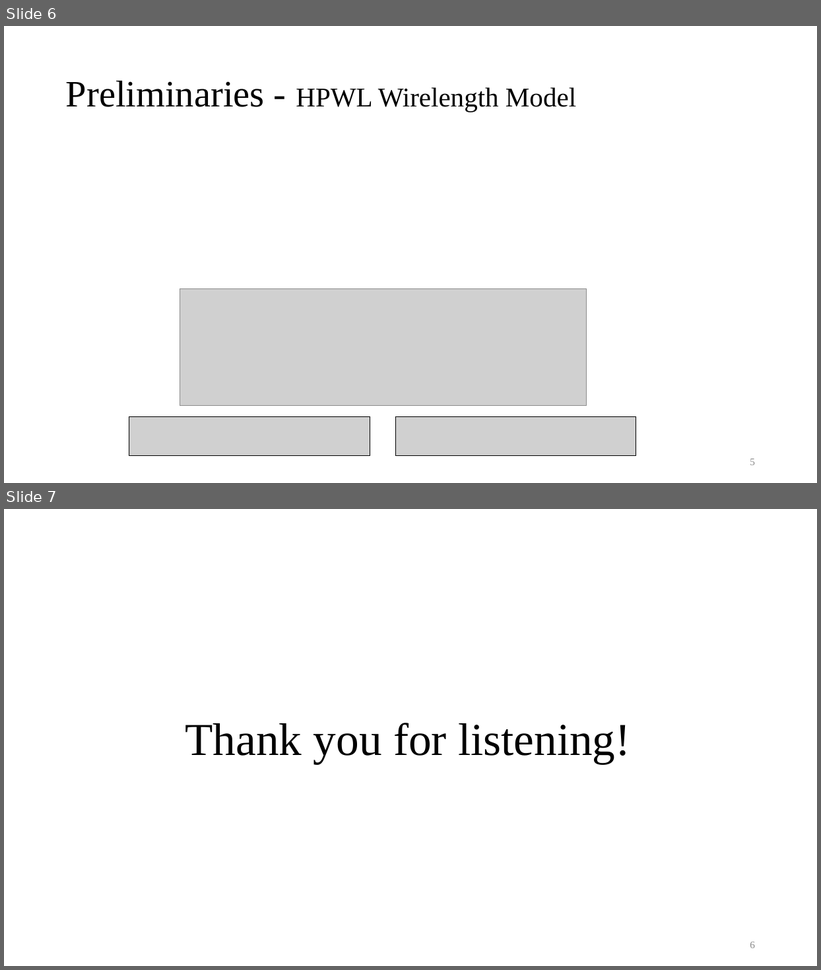
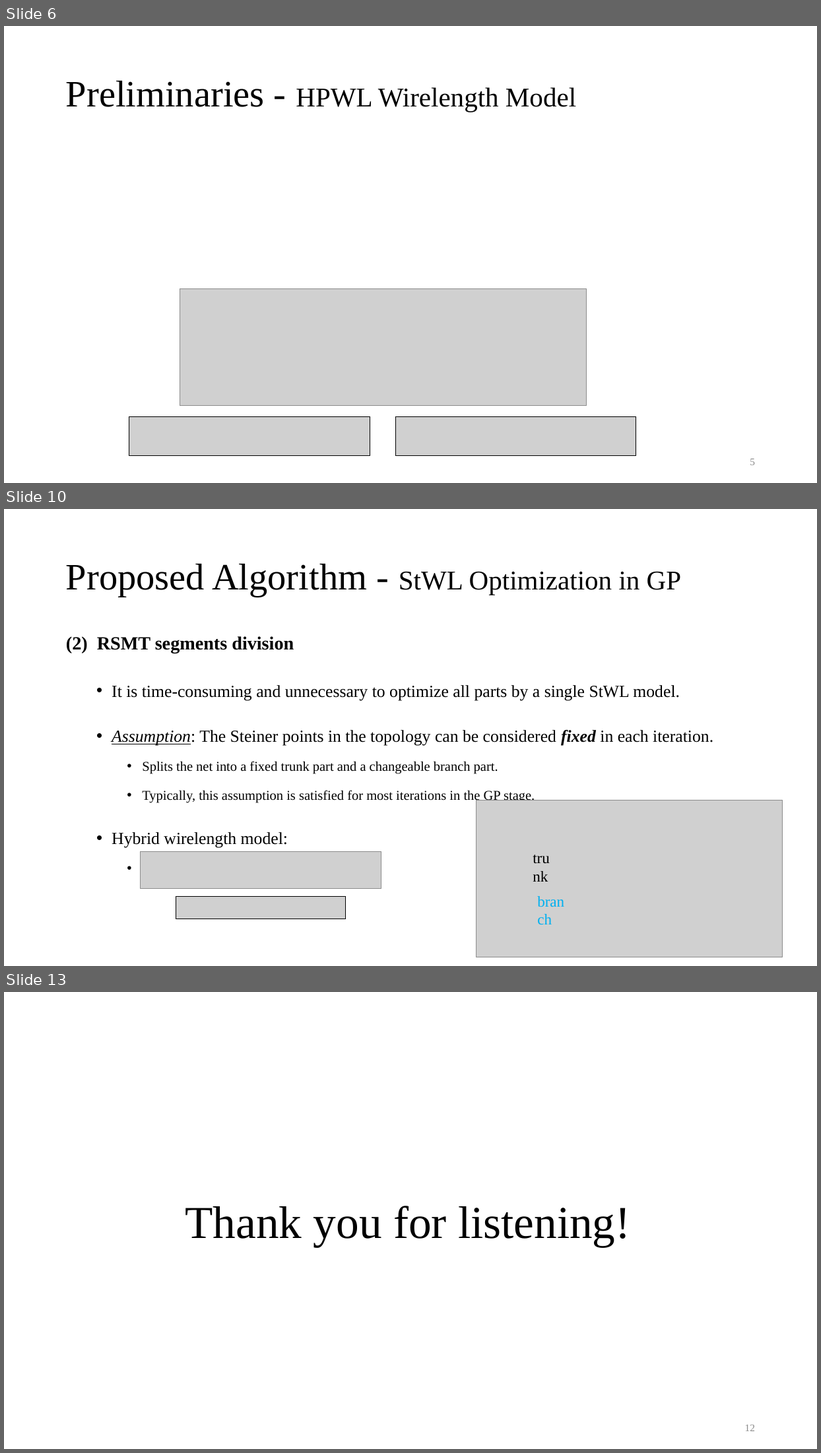
Before and after one commit to Pacific-Feng-Studuies/Studied-Papers, a slide deck: GM/Placement/An Analytical Placement Algorithm with Routing topology Optimization/An Analytical Placement Algorithm with Routing topology Optimization.pptx. Shown one above the other, each under a label of ours: slides 6 and 7 before the commit, slides 6, 10 and 13 after it; the slides between them are not shown. The pictures are 821x970 and 821x1453 pixels, drawn with LibreOffice and Linux fonts; fonts in the diff are those of the drawing; grey boxes stand for pictures. Boxes give left, top, right and bottom in pixels: in the first picture for what was removed or moved away, otherwise in the second. Text is boxed around its words. In the diff, an @@ line names an element or a change of style, - is before the commit and + after.

```diff
--- a/GM/Placement/An Analytical Placement Algorithm with Routing topology Optimization/An Analytical Placement Algorithm with Routing topology Optimization.pptx
+++ b/GM/Placement/An Analytical Placement Algorithm with Routing topology Optimization/An Analytical Placement Algorithm with Routing topology Optimization.pptx
@@ slide 10 added at box(4, 509, 817, 966), background #FFFFFF @@
@@ title added at box(66, 563, 681, 597), 32 pt, text #000000 @@
+Proposed Algorithm - StWL Optimization in GP
@@ text added at box(66, 636, 714, 848), 20 pt, text #000000 @@
+(2) RSMT segments division
+  • It is time-consuming and unnecessary to optimize all parts by a single StWL model.
+  • Assumption: The Steiner points in the topology can be considered fixed in each iteration.
+    • Splits the net into a fixed trunk part and a changeable branch part.
+    • Typically, this assumption is satisfied for most iterations in the GP stage.
+  • Hybrid wirelength model:
@@ picture added at box(476, 801, 783, 957) @@
@@ picture added at box(140, 852, 382, 889) @@
@@ text added at box(527, 846, 560, 863), 18 pt, text #000000 @@
+trunk
@@ picture added at box(176, 897, 346, 920) @@
@@ text added at box(531, 889, 572, 907), 18 pt, text #00B0F0 @@
+branch
@@ what was slide 7 is now slide 13 @@
@@ page number at box(745, 1425, 755, 1432): text changed @@
-6
+12
```
Also in this commit, not shown: 2 slides changed, 5 other slides added.
